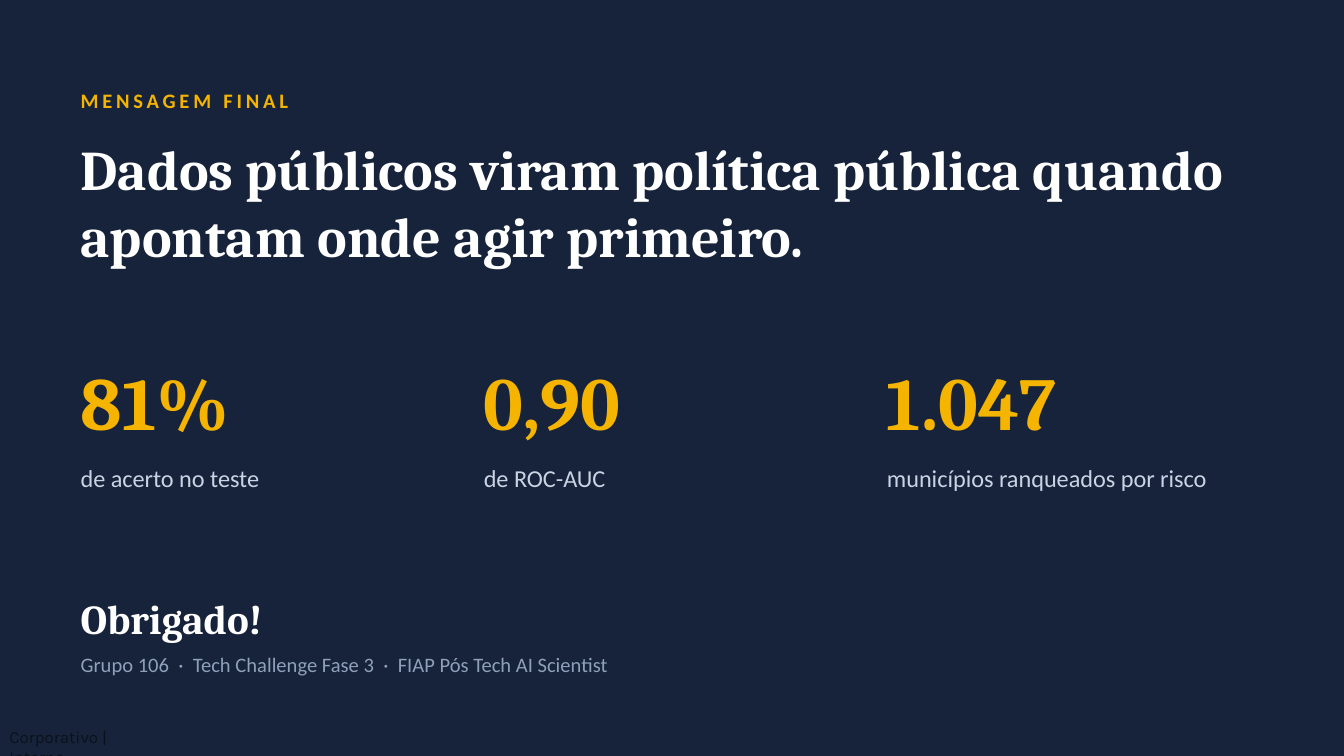
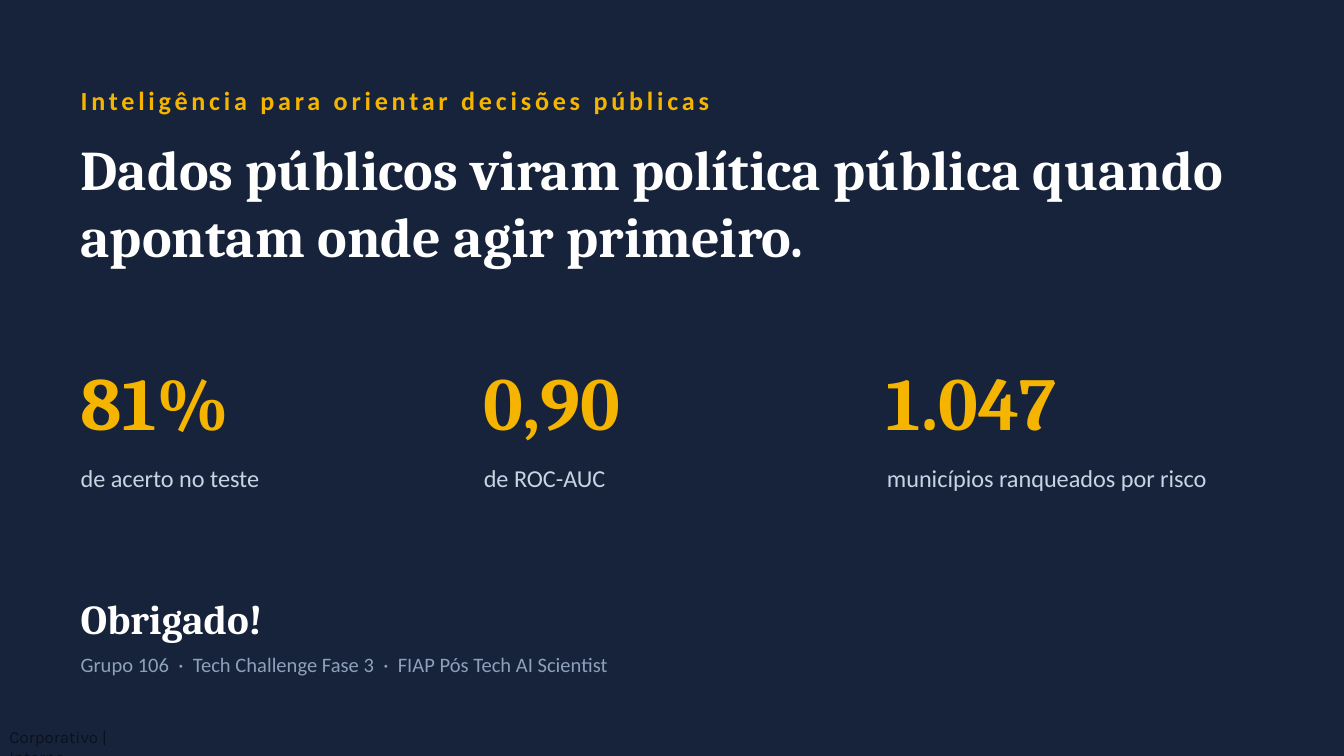
Before and after one commit to EdsonDoro/TechChallenge-Fase3, a slide deck: slide 10 of Apresentacao_Executiva_TechChallenge_Fase3_-_Grupo106.pptx. Drawn at 1344x756 pixels with LibreOffice and Linux fonts; fonts in the diff are those of the drawing. Boxes give left, top, right and bottom in pixels: in the first picture for what was removed or moved away, otherwise in the second. Text is boxed around its words. In the diff, an @@ line names an element or a change of style, - is before the commit and + after.

```diff
--- a/Apresentacao_Executiva_TechChallenge_Fase3_-_Grupo106.pptx
+++ b/Apresentacao_Executiva_TechChallenge_Fase3_-_Grupo106.pptx
@@ text at <box>81,91,709,115</box>: text changed; size 11 to 14 pt @@
-MENSAGEM FINAL
+Inteligência para orientar decisões públicas
```
Also in this commit, not shown: 1 other slide changed, 2 other files.
